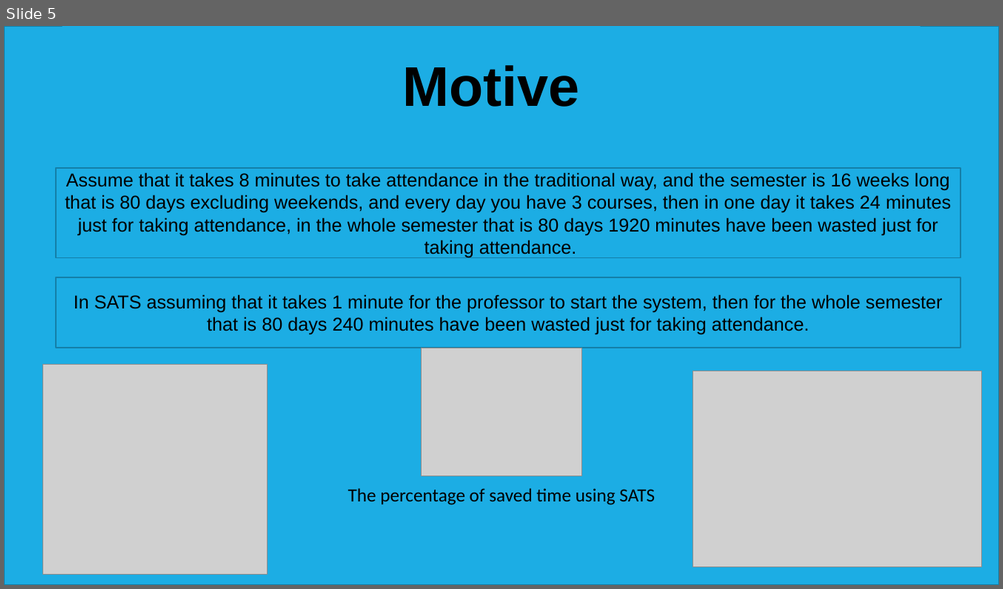
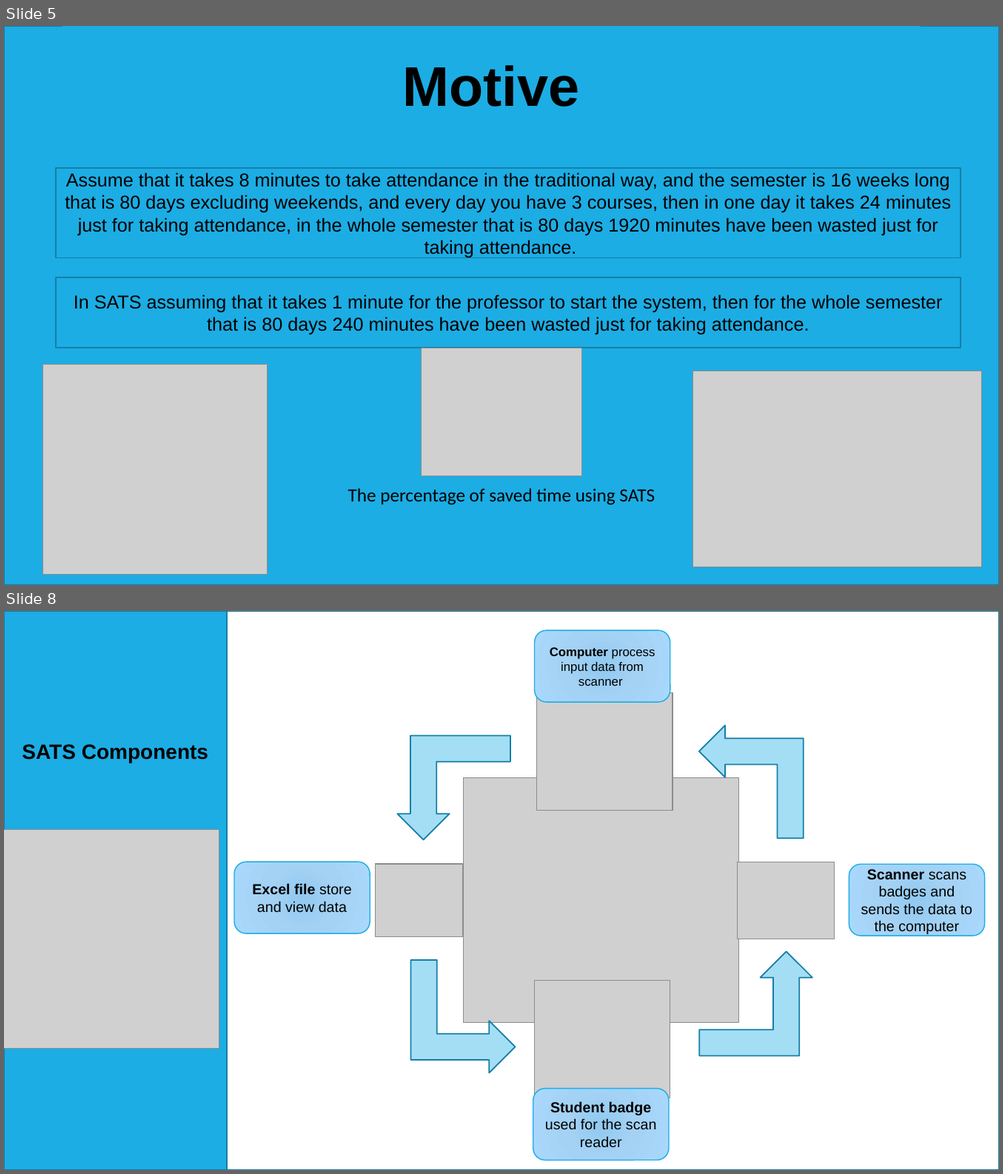
Before and after one commit to hashem-ali/SATS, a slide deck: ProjectPhases/Project-Phase-03-CS310-F-171.pptx. Shown one above the other, each under a label of ours: slide 5 before the commit, slides 5 and 8 after it; the slides between them are not shown. The pictures are 1003x589 and 1003x1174 pixels, drawn with LibreOffice and Linux fonts; fonts in the diff are those of the drawing; grey boxes stand for pictures. Boxes give left, top, right and bottom in pixels: in the first picture for what was removed or moved away, otherwise in the second. Text is boxed around its words. In the diff, an @@ line names an element or a change of style, - is before the commit and + after.

```diff
--- a/ProjectPhases/Project-Phase-03-CS310-F-171.pptx
+++ b/ProjectPhases/Project-Phase-03-CS310-F-171.pptx
@@ slide 8 added at [4, 611, 999, 1170], background #FFFFFF; not listed: 1 template element that a slide beside it also shows @@
@@ rectangle added at [4, 611, 999, 1170], fill #FFFFFF, outline #1580A9 1.25 pt @@
@@ rectangle added at [4, 611, 226, 1170], fill #1CADE4, outline #1580A9 1.25 pt @@
@@ rounded rectangle added at [535, 630, 670, 702], fill gradient #92C9F0 to #A4D3F5 to #A9D9FD, outline #1CADE4 1 pt, 12 pt, text #000000 @@
+Computer process input data from scanner
@@ picture added at [537, 693, 672, 811] @@
@@ bent up arrow added at [397, 735, 510, 840], fill #A4DEF4, outline #1580A9 1.25 pt @@
@@ bent up arrow added at [699, 726, 803, 838], fill #A4DEF4, outline #1580A9 1.25 pt @@
@@ text added at [22, 744, 208, 763], 20 pt, text #000000, bold @@
+SATS Components
@@ picture added at [463, 777, 739, 1022] @@
@@ picture added at [4, 830, 219, 1049] @@
@@ rounded rectangle added at [235, 863, 370, 934], fill gradient #92C9F0 to #A4D3F5 to #A9D9FD, outline #1CADE4 1 pt, 14 pt, text #000000 @@
+Excel file store and view data
@@ picture added at [375, 864, 463, 937] @@
@@ picture added at [737, 863, 834, 940] @@
@@ rounded rectangle added at [848, 865, 984, 937], fill gradient #92C9F0 to #A4D3F5 to #A9D9FD, outline #1CADE4 1 pt, 14 pt, text #000000 @@
+Scanner scans badges and sends the data to the computer
@@ bent up arrow added at [410, 960, 515, 1073], fill #A4DEF4, outline #1580A9 1.25 pt @@
@@ bent up arrow added at [700, 952, 812, 1056], fill #A4DEF4, outline #1580A9 1.25 pt @@
@@ picture added at [535, 980, 670, 1098] @@
@@ rounded rectangle added at [533, 1088, 669, 1160], fill gradient #92C9F0 to #A4D3F5 to #A9D9FD, outline #1CADE4 1 pt, 14 pt, text #000000 @@
+Student badge used for the scan reader
```
Also in this commit, not shown: 2 slides changed, 5 other slides added, 1 slide removed.
